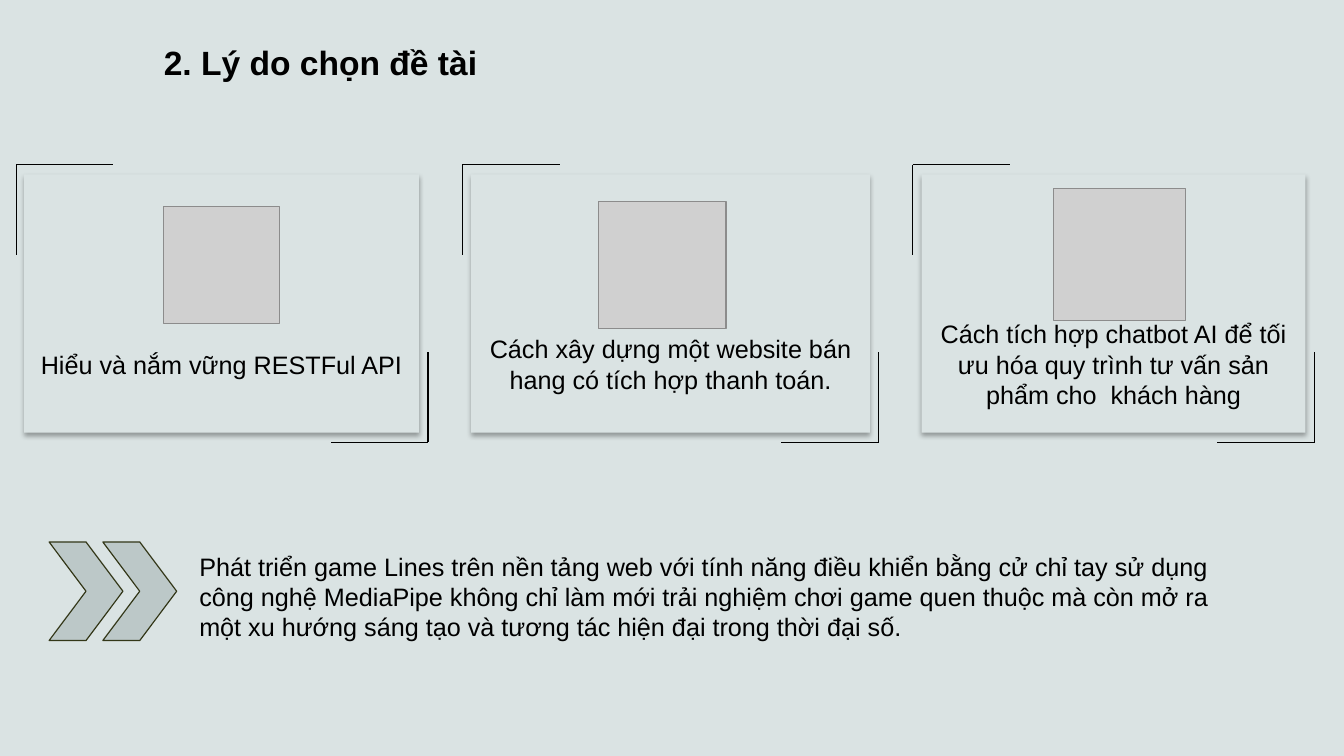
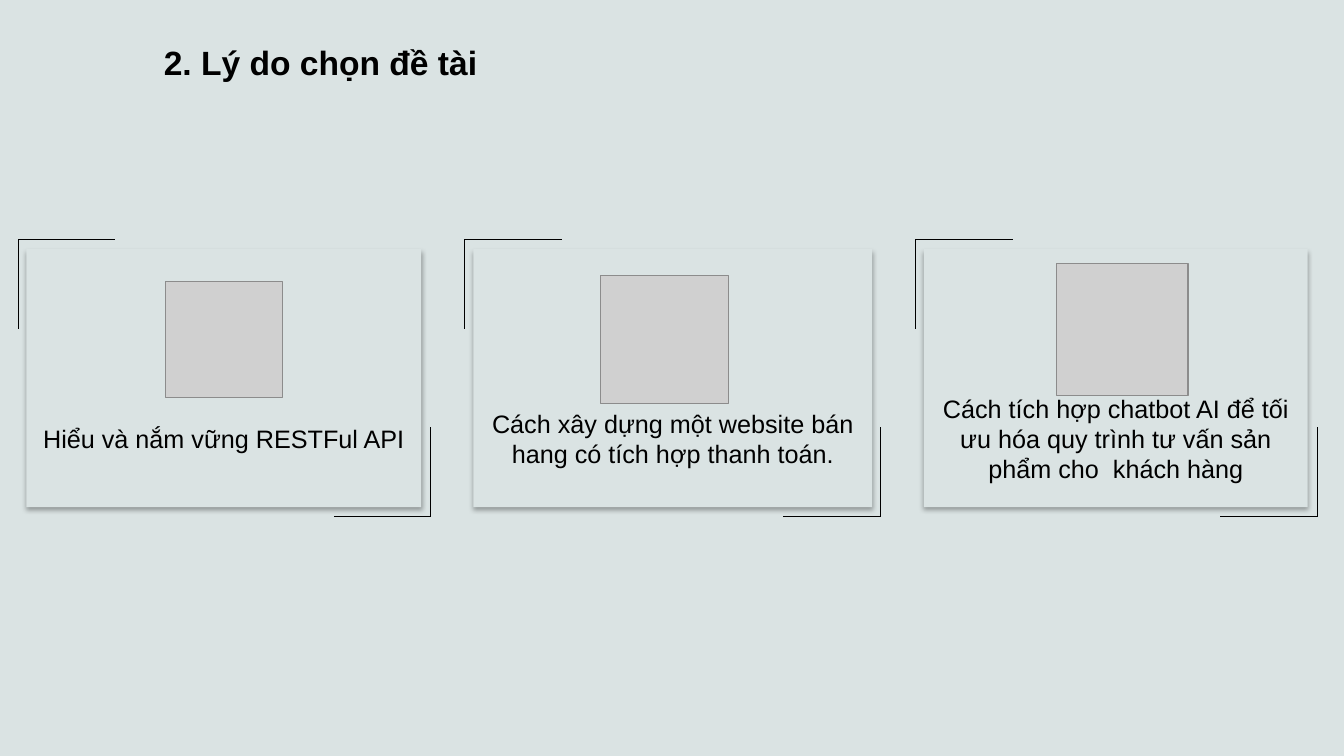
Before and after one commit to phuochiep131/cn-da22tta-NguyenPhuocHiep-InteriorShop, a slide deck: slide 4 of thesis/abs/baocao.pptx. Drawn at 1344x756 pixels with LibreOffice and Linux fonts; fonts in the diff are those of the drawing; grey boxes stand for pictures. Boxes give left, top, right and bottom in pixels: in the first picture for what was removed or moved away, otherwise in the second. Text is boxed around its words. In the diff, an @@ line names an element or a change of style, - is before the commit and + after.

Commit message:
update thesis

```diff
--- a/thesis/abs/baocao.pptx
+++ b/thesis/abs/baocao.pptx
@@ 1 picture, 1 rectangle, 1 line: place and size @@
-1 picture, 1 rectangle, 1 line at box(471, 174, 1315, 443)
+1 picture, 1 rectangle, 1 line at box(474, 249, 1318, 517)
@@ 11 lines, 2 pictures, 2 rectangles: place and size @@
-11 lines, 2 pictures, 2 rectangles at box(16, 164, 1315, 443)
+11 lines, 2 pictures, 2 rectangles at box(18, 239, 1318, 517)
@@ chevron removed at box(49, 542, 123, 641) @@
@@ chevron removed at box(103, 542, 176, 641) @@
@@ text removed at box(199, 556, 1207, 642) @@
-Phát triển game Lines trên nền tảng web với tính năng điều khiển bằng cử chỉ tay sử dụng công nghệ MediaPipe không chỉ làm mới trải nghiệm chơi game quen thuộc mà còn mở ra một xu hướng sáng tạo và tương tác hiện đại trong thời đại số.
```
